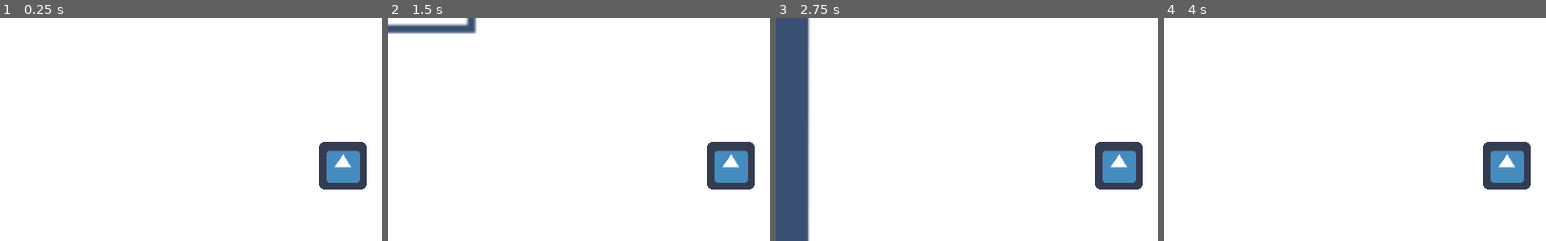
Above: before the commit, frames 1-4 (left to right).
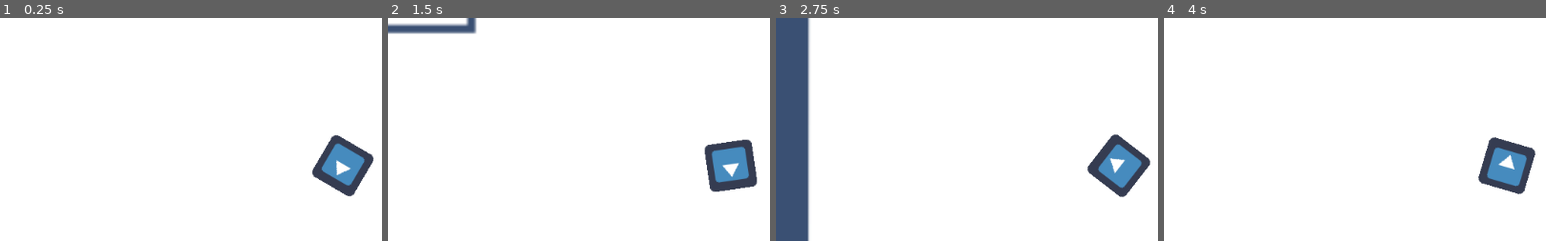
Above: after the commit, the same moments.

Repository: Phantonia/gamejam-2022
Game: Godot game, scene res://game.tscn
Same seed, same stepped clock (60 frames per second), same inputs: the game is played once before the commit and once after it. The engine's default icon, where the game draws it, is replaced by a stand-in: a white triangle on a blue panel in a dark square.
Inputs (mouse positions are % of the whole screen's width and height, from its top left):
- Up to frame 1 (0.25 s): no input
- Up to frame 2 (1.5 s): tap Enter at 0.5 s; move the mouse to (72, 45) at 0.52 s; hold D 0.53-1.28 s; click (72, 45) at 0.67 s; move the mouse to (30, 55) at 1.27 s; hold S from 1.28 s (still down); click (30, 55) at 1.42 s
- Up to frame 3 (2.75 s): move the mouse to (60, 28) at 2.02 s; release S at 2.03 s; hold D from 2.03 s (still down); click (60, 28) at 2.17 s
- Up to frame 4 (4 s): move the mouse to (45, 70) at 2.77 s; release D at 2.78 s; hold W 2.78-3.53 s; click (45, 70) at 2.92 s; move the mouse to (80, 65) at 3.52 s; hold A from 3.53 s (still down); click (80, 65) at 3.67 s
The pictures show only the part of the screen within x 5-55%, y 17-67%; the shares and areas given below are measured in that part.

The runs differ from the first frame. In frame 1, 1.5% of the frame differs, in the area x 81-98%, y 52-81%; in frame 2, 0.9%; in frame 3, 1.5%; in frame 4, 1.0%.

Commit message:
added mouse input

Diff:
--- a/player.gd
+++ b/player.gd
@@ -9,6 +9,11 @@
 # Called when the node enters the scene tree for the first time.
 func _ready():
 	pass
+
+func get_mouse_angle():
+	var direction = get_global_mouse_position() - global_position
+	return atan2(direction.y, direction.x)
+
 
 # Called every frame. 'delta' is the elapsed time since the previous frame.
 func _process(delta):
@@ -25,5 +30,12 @@
 
 	movementInput = movementInput.normalized()
 
+	self.rotation = get_mouse_angle()
+
+func _input(event):
+	if event is InputEventMouseButton:
+		if event.button_index == BUTTON_LEFT and event.pressed:
+			print("attack!")
+
 func _physics_process(delta):
 	move_and_collide(movementInput * speed)
